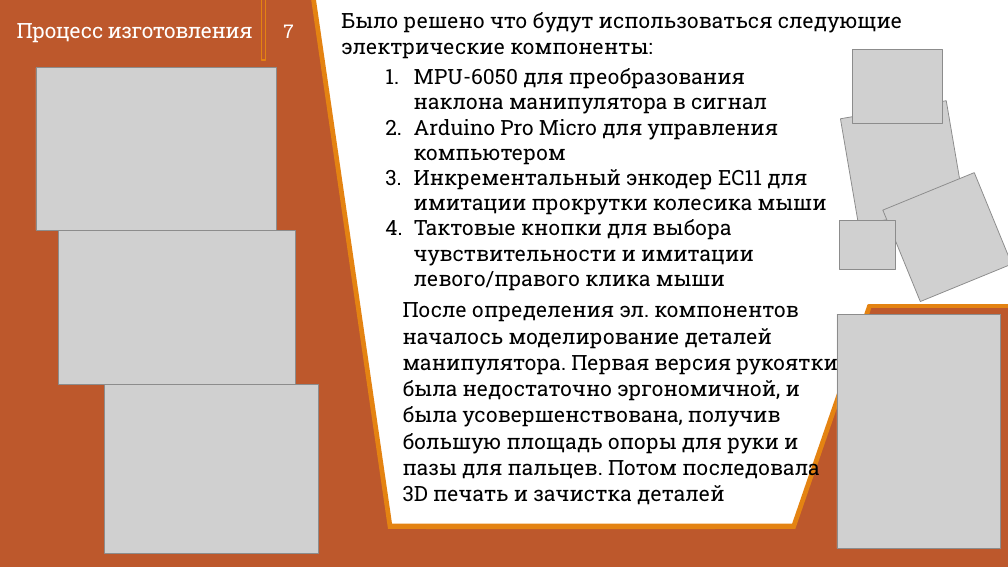
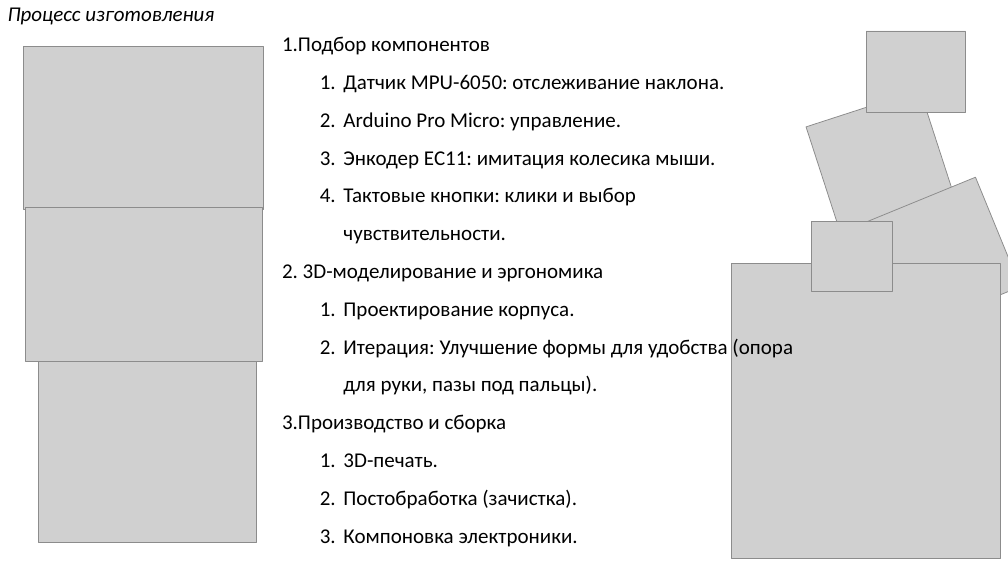
Before and after one commit to Zerocummer/Mmm-Yummers, a slide deck: slide 7 of Мышка для людей с ОВЗ/Документы/Презентация о манипуляторе другая.pptx. Drawn at 1008x567 pixels with LibreOffice and Linux fonts; fonts in the diff are those of the drawing; grey boxes stand for pictures. Boxes give left, top, right and bottom in pixels: in the first picture for what was removed or moved away, otherwise in the second. Text is boxed around its words. In the diff, an @@ line names an element or a change of style, - is before the commit and + after.

```diff
--- a/Мышка для людей с ОВЗ/Документы/Презентация о манипуляторе другая.pptx
+++ b/Мышка для людей с ОВЗ/Документы/Презентация о манипуляторе другая.pptx
@@ title "Процесс изготовления": place and size @@
-title "Процесс изготовления" at [17,23,253,43]
+title "Процесс изготовления" at [8,7,214,25]
@@ title "Процесс изготовления" at [8,7,214,25]: font Roboto Slab to Calibri, text colour #FFFFFF to #000000, letter spacing -0.5 to 0 pt, italic on; line spacing 0.85 to 0.9; vertical alignment bottom to middle @@
@@ freeform shape removed at [0,0,401,567] @@
@@ rectangle removed at [262,0,265,60] @@
@@ text removed at [341,12,902,59] @@
-Было решено что будут использоваться следующие электрические компоненты:
@@ picture: place and size @@
-picture at [36,68,276,231]
+picture at [24,47,264,209]
@@ text added at [282,36,793,547], 20 pt, text #000000 @@
+1. Подбор компонентов
+  1. Датчик MPU-6050: отслеживание наклона.
+  2. Arduino Pro Micro: управление.
+  3. Энкодер EC11: имитация колесика мыши.
+  4. Тактовые кнопки: клики и выбор чувствительности.
+2. 3D-моделирование и эргономика
+  1. Проектирование корпуса.
+  2. Итерация: Улучшение формы для удобства (опора для руки, пазы под пальцы).
+3. Производство и сборка
+  1. 3D-печать.
+  2. Постобработка (зачистка).
+  3. Компоновка электроники.
@@ picture: place and size @@
-picture at [852,50,942,124]
+picture at [867,31,966,113]
@@ text removed at [414,68,827,291] @@
-1. MPU-6050 для преобразования наклона манипулятора в сигнал
-2. Arduino Pro Micro для управления компьютером
-3. Инкрементальный энкодер EC11 для имитации прокрутки колесика мыши
-4. Тактовые кнопки для выбора чувствительности и имитации левого/правого клика мыши
@@ picture at [806,90,957,241]: rotation 350 to 342 degrees @@
@@ rectangle removed at [93,139,929,150] @@
@@ picture: place and size @@
-picture at [883,172,1008,302]
+picture at [866,177,1008,331]
@@ picture: place and size @@
-picture at [59,231,296,385]
+picture at [26,207,262,361]
@@ picture: place and size @@
-picture at [839,220,896,269]
+picture at [812,222,893,291]
@@ picture: place and size @@
-picture at [837,315,1001,549]
+picture at [732,263,1001,559]
@@ text removed at [403,302,838,505] @@
-После определения эл. компонентов началось моделирование деталей манипулятора. Первая версия рукоятки была недостаточно эргономичной, и была усовершенствована, получив большую площадь опоры для руки и пазы для пальцев. Потом последовала 3D печать и зачистка деталей
@@ rectangle removed at [767,307,1008,567] @@
@@ rectangle removed at [870,306,1008,567] @@
@@ rectangle removed at [872,309,1008,377] @@
@@ picture: place and size @@
-picture at [104,385,318,554]
+picture at [39,361,256,543]
@@ rectangle removed at [0,529,1008,567] @@
@@ rectangle removed at [0,524,1008,529] @@
@@ rectangle removed at [346,530,426,567] @@
@@ rectangle removed at [715,530,795,567] @@
```
Also in this commit, not shown: 8 other slides changed, 11 other files.
